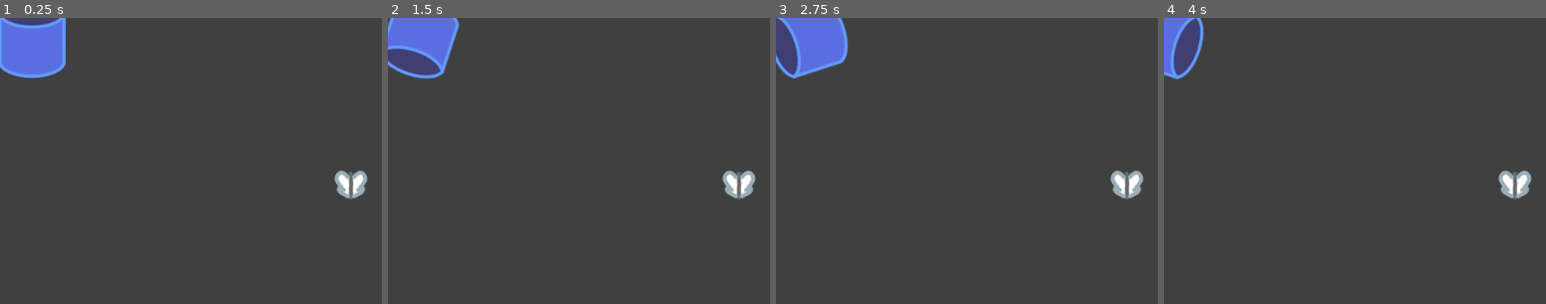
Above: before the commit, frames 1-4 (left to right).
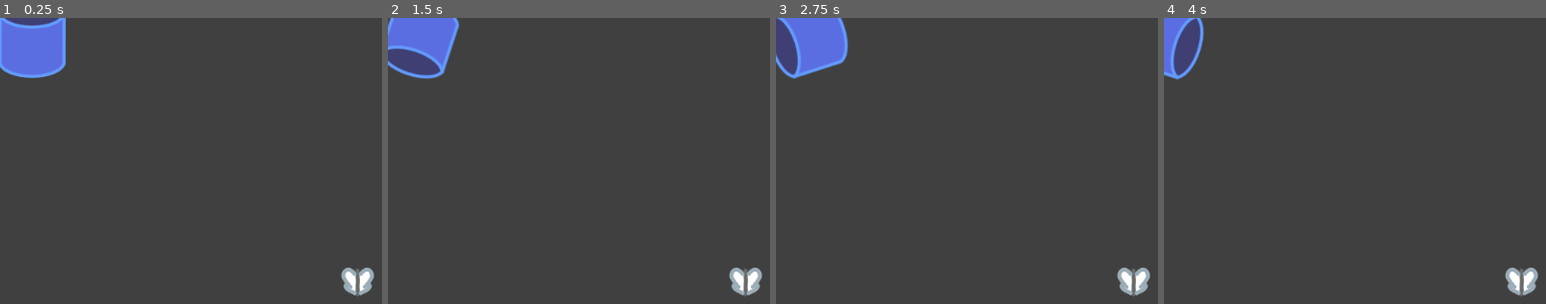
Above: after the commit, the same moments.

Repository: broquaint/eggjam20
Game: Godot game, scene res://scenes/MaintainHydroponics.tscn
Two runs of this game, one before a commit and one after it. Both use one fixed random seed, a clock stepped at 60 frames per second and the inputs below. This scene is started directly instead of the project's main scene.
Inputs:
- Up to frame 1 (0.25 s): no input
- Up to frame 2 (1.5 s): tap Enter (ui_accept) at 0.5, 0.77 s; hold Right (move_right) 0.53-1.28 s; hold Left (move_left) from 1.28 s (still down)
- Up to frame 3 (2.75 s): tap Enter (ui_accept) at 1.52 s; release Left (move_left) at 2.03 s; hold Right (move_right) from 2.03 s (still down)
- Up to frame 4 (4 s): release Right (move_right) at 2.78 s; hold Up (move_up) 2.78-3.53 s; tap Enter (ui_accept) at 3.02, 3.77 s; hold Left (move_left) from 3.53 s (still down)
The pictures show only the part of the screen within x 6-56%, y 9-59%; the shares and areas given below are measured in that part.

The runs differ from the first frame. In frame 1, 1.4% of the frame differs, in the area x 87-98%, y 53-98%; in frame 2, 1.4%; in frame 3, 1.4%; in frame 4, 1.4%.

Commit message:
Implement butterfly movement
It is currently comedy.

Diff:
--- /dev/null
+++ b/scenes/Butterfly.tscn
@@ -0,0 +1,23 @@
+[gd_scene load_steps=3 format=2]
+
+[ext_resource path="res://assets/images/butterfly.png" type="Texture" id=1]
+[ext_resource path="res://scripts/Butterfly.gd" type="Script" id=2]
+
+[node name="Butterfly" type="RigidBody2D"]
+mass = 0.1
+gravity_scale = 0.0
+script = ExtResource( 2 )
+__meta__ = {
+"_edit_group_": true
+}
+
+[node name="Sprite" type="Sprite" parent="."]
+texture = ExtResource( 1 )
+
+[node name="CollisionPolygon2D" type="CollisionPolygon2D" parent="."]
+position = Vector2( -0.5, -0.999999 )
+scale = Vector2( 2.25, 2 )
+polygon = PoolVector2Array( -6.44444, -10, -9.55556, -5.5, -7.77778, 5, -2, 9.5, 2.44444, 9.5, 8.66667, 5.5, 10.4444, -4.5, 7.77778, -10 )
+
+[node name="Move" type="Timer" parent="."]
+one_shot = true
--- a/scenes/MaintainHydroponics.tscn
+++ b/scenes/MaintainHydroponics.tscn
@@ -1,7 +1,7 @@
 [gd_scene load_steps=7 format=2]
 
 [ext_resource path="res://assets/images/net for butterflies.png" type="Texture" id=1]
-[ext_resource path="res://assets/images/butterfly.png" type="Texture" id=2]
+[ext_resource path="res://scenes/Butterfly.tscn" type="PackedScene" id=2]
 [ext_resource path="res://scripts/MaintainHydroponics.gd" type="Script" id=3]
 [ext_resource path="res://scripts/NetForButterflies.gd" type="Script" id=4]
 
@@ -18,10 +18,6 @@
 margin_right = 800.0
 margin_bottom = 600.0
 color = Color( 0.203922, 0.203922, 0.203922, 0.501961 )
-
-[node name="Butterfly" type="Sprite" parent="."]
-position = Vector2( 528, 297 )
-texture = ExtResource( 2 )
 
 [node name="NetForButterflies" type="KinematicBody2D" parent="."]
 position = Vector2( 161, 115 )
@@ -84,3 +80,6 @@
 [node name="CollisionShape2D" type="CollisionShape2D" parent="BottomWall"]
 position = Vector2( 391, 0 )
 shape = SubResource( 2 )
+
+[node name="Butterfly" parent="." instance=ExtResource( 2 )]
+position = Vector2( 537, 427 )
--- /dev/null
+++ b/scripts/Butterfly.gd
@@ -0,0 +1,10 @@
+extends RigidBody2D
+
+func _ready():
+	$Move.wait_time = 1.0 + (3.0 * randf())
+	$Move.start()
+
+func _process(_delta):
+	if $Move.is_stopped():
+		apply_central_impulse(Vector2(randi() % 10, randi() % 10))
+		$Move.start()
